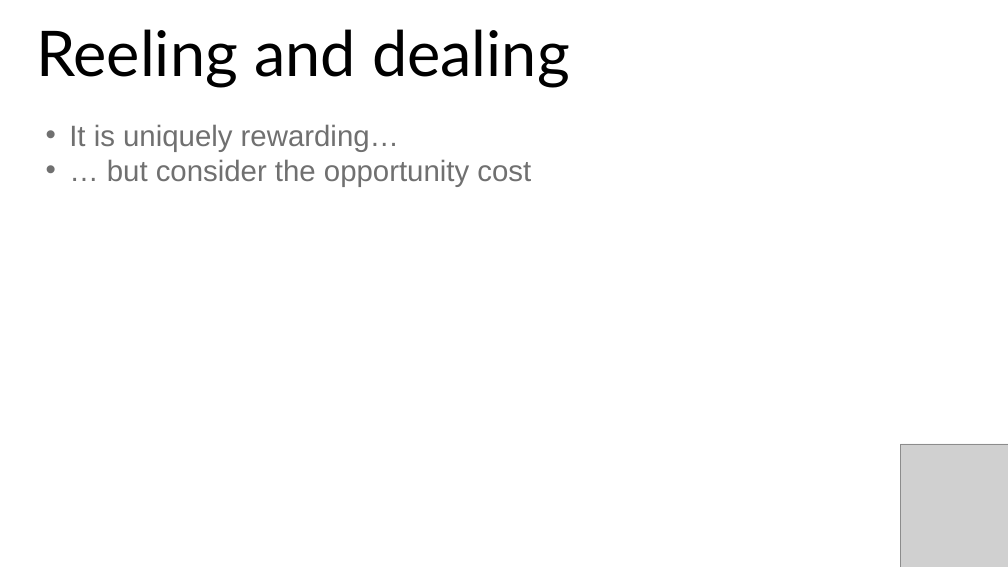
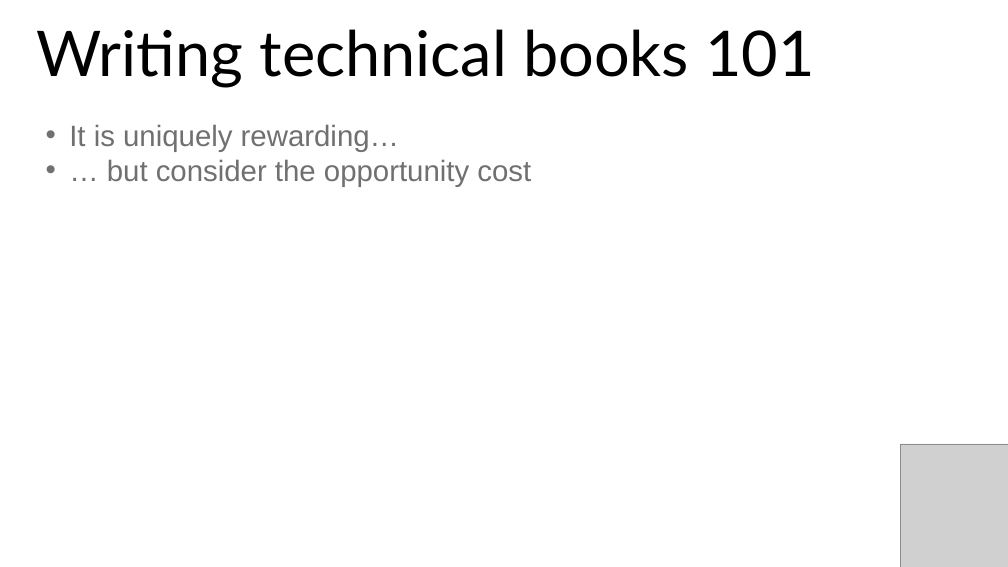
Before and after one commit to stringfestdata/reeling-dealing-technical-book, a slide deck: slide 26 of writing-tech-books-101-slides.pptx. Drawn at 1008x567 pixels with LibreOffice and Linux fonts; fonts in the diff are those of the drawing; grey boxes stand for pictures. Boxes give left, top, right and bottom in pixels: in the first picture for what was removed or moved away, otherwise in the second. Text is boxed around its words. In the diff, an @@ line names an element or a change of style, - is before the commit and + after.

```diff
--- a/writing-tech-books-101-slides.pptx
+++ b/writing-tech-books-101-slides.pptx
@@ text at box(36, 29, 815, 88): text changed @@
-Reeling and dealing
+Writing technical books 101
```
Also in this commit, not shown: 1 slide added.
